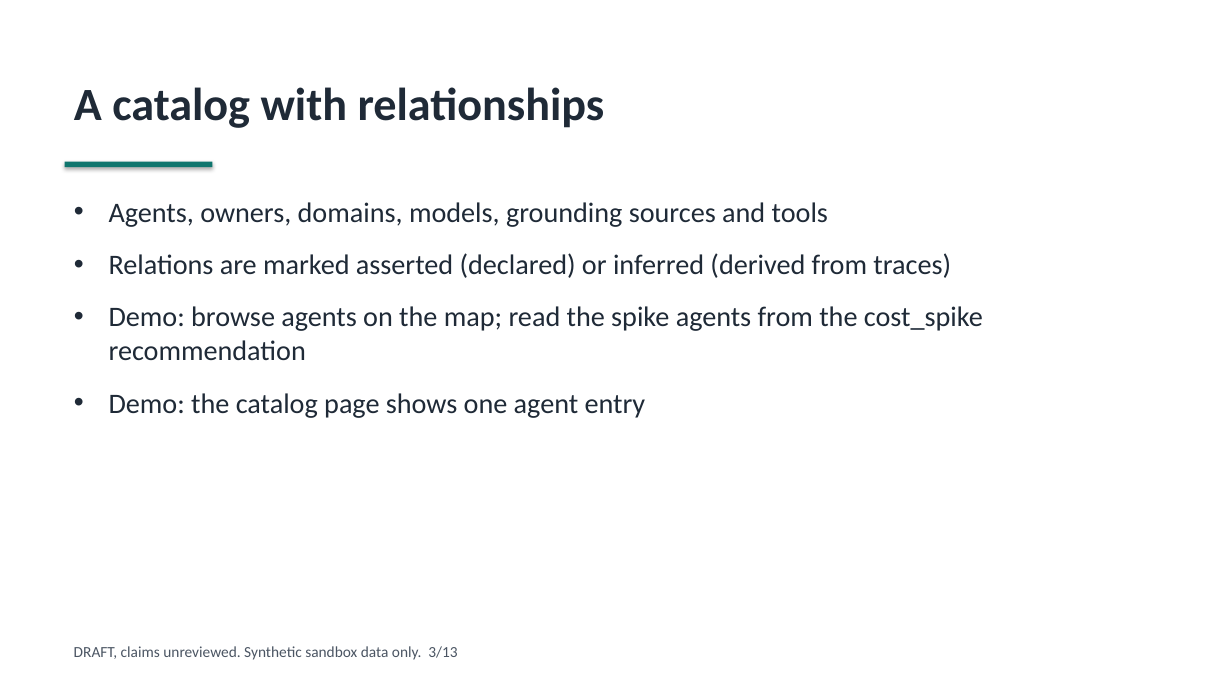
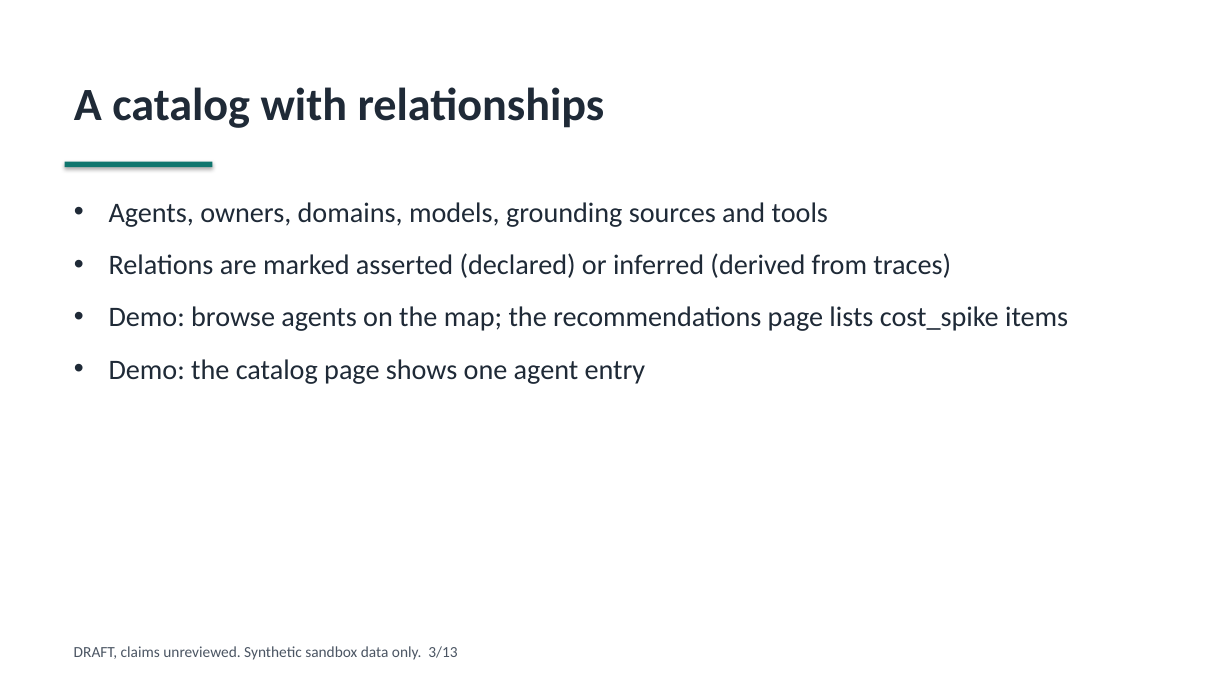
Before and after one commit to fgarofalo56/neurosphere, a slide deck: slide 3 of marketing/deck/neurosphere-walking-deck.pptx. Drawn at 1232x693 pixels with LibreOffice and Linux fonts; fonts in the diff are those of the drawing. Boxes give left, top, right and bottom in pixels: in the first picture for what was removed or moved away, otherwise in the second. Text is boxed around its words. In the diff, an @@ line names an element or a change of style, - is before the commit and + after.

```diff
--- a/marketing/deck/neurosphere-walking-deck.pptx
+++ b/marketing/deck/neurosphere-walking-deck.pptx
@@ text at (x1=109, y1=306, x2=1068, y2=331): text changed @@
-• Demo: browse agents on the map; read the spike agents from the cost_spike recommendation
+• Demo: browse agents on the map; the recommendations page lists cost_spike items
```
Also in this commit, not shown: 8 other files.
